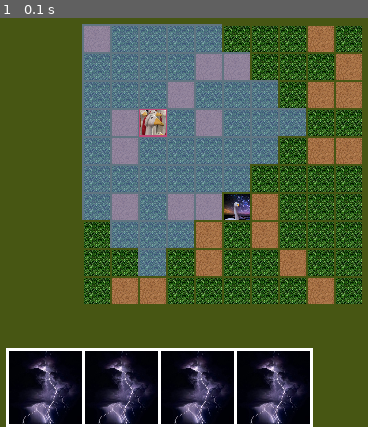
Above: before the commit, frame 1.
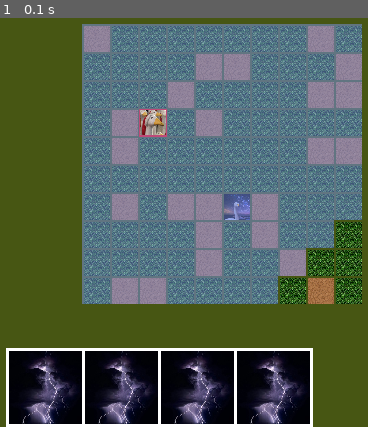
Above: after the commit, the same moment.

Repository: Qolorerr/PyGameLocalRPG
Game: pygame game, started from src/main.py
Two runs of this game, one before a commit and one after it. Both use one fixed random seed, a clock stepped at 60 frames per second and the inputs below.
Inputs:
- Up to frame 1 (0.1 s): no input

The runs differ from the first frame. In frame 1, 24% of the frame differs, in the area x 22-99%, y 1-70%.

Commit message:
Added abilities

Diff:
--- a/src/abilityInterface.py
+++ b/src/abilityInterface.py
@@ -8,6 +8,8 @@
                  ability_code: int,
                  max_lvl: int,
                  active: bool,
+                 cool_down: int,
+                 action_time: int,
                  **kwargs: dict):  # Qualities of ability, for example: damage 10, healing 100 or others
         self.name = name
         self.texture = texture
@@ -15,6 +17,10 @@
         self.ability_lvl = 1
         self.max_lvl = max_lvl
         self.active = active
+        self.cool_down = cool_down
+        self.cd_time = 0
+        self.action_time = action_time
+        self.at_time = 0
         self.qualities = kwargs
         self.init_constant()
 
--- a/src/being.py
+++ b/src/being.py
@@ -4,3 +4,7 @@
 class Being(Essence):
     def __init__(self, health: int, damage: int, location: tuple, texture, exp: int, cost: int):
         super().__init__(health, damage, location, texture, exp, cost)
+
+    def received_damage(self, other_essence, type_of_attack):
+        self.health -= other_essence.damage
+        super().received_damage(other_essence, type_of_attack)
--- a/src/essence.py
+++ b/src/essence.py
@@ -45,7 +45,6 @@
 
     # Handling what we do when we take damage
     def received_damage(self, other_essence, type_of_attack):
-        self.health -= other_essence.damage
         if type_of_attack == self.MAIN_ATTACK and self.alive() == self.ESSENSE_ALIVE:
             self.response_to_damage(other_essence)
             return self.ESSENSE_ALIVE
--- a/src/hero.py
+++ b/src/hero.py
@@ -15,7 +15,7 @@
                  mainHero: bool = False):
         super().__init__(health, damage, location, texture, 0, 0, essence_code, attack_range, move_distance)
         self.mainHero = mainHero
-        self.ablities = dict()
+        self.shield = 0
         self.attack_mode = False
         self.steps = move_distance
 
@@ -26,16 +26,36 @@
         return True
 
     def attack(self, other_essence, type_of_attack=3):
+        print(self.health, self.damage, self.shield)
         if self.steps > 0:
             res = super().attack(other_essence, type_of_attack)
             self.do_step()
             return res
+
+    def received_damage(self, other_essence, type_of_attack):
+        if self.shield > 0:
+            self.shield = max(0, self.shield - other_essence.damage)
+        else:
+            self.health -= other_essence.damage
+        super().received_damage(other_essence, type_of_attack)
 
     def move(self, new_location, map):
         if self.steps > 0:
             res = super().move(new_location, map)
             self.do_step()
             return res
+
+    def use_ability(self, ability):
+        if ability is None or ability.cd_time > 0:
+            return False
+        if ability.at_time > 0:
+            return True
+        if 'damage' in ability.qualities:
+            self.damage += ability.qualities['damage']
+        if 'healing' in ability.qualities:
+            self.health += ability.qualities['healing']
+        if 'shield' in ability.qualities:
+            self.shield = ability.qualities['shield']
 
     def get_event(self, keydown_unicode, gameMap, screen):
         if keydown_unicode in ['w', 'ц']:
@@ -76,7 +96,7 @@
                         continue
                     x = map.left + (self.location[0] + i) * map.cell_size - map.indent
                     y = map.top + (self.location[1] + j) * map.cell_size - map.indent
-                    if x >= -1 and y >= -1:
+                    if -1 <= x < map.left + (map.width - 1) * map.cell_size and -1 <= y < map.top + (map.height - 1) * map.cell_size:
                         screen.blit(textures[5].image, (x + camera[0], y + camera[1]))
 
     def render_can_attack(self, screen, map):
--- a/src/main.py
+++ b/src/main.py
@@ -29,7 +29,11 @@
     running = True
     mainHeroID = 0
     gameMap = Map(10, 10, mainHeroID)
-    essences.append(Hero(100, 30, (2, 3), textures[2].image, 1, 5, 5, True))
+    abilities = []
+    for i in range(4):
+        abilities.append(Ability(str(i), textures[3], 1, 1, True, 5, 5, damage=10, healing=10, shield=10))
+    abilityInterface = AbilityInterface(abilities, 250, 600, (255, 255, 255))
+    essences.append(Hero(100, 30, (2, 3), textures[2].image, 1, 5, 10, True))
     essences.append(Being(100, 50, (5, 6), textures[1].image, 10, 10))
     infoObj = pygame.display.Info()
     cameraX = -gameMap.left - essences[mainHeroID].location[0] * (gameMap.cell_size + gameMap.indent) + \
@@ -38,10 +42,6 @@
               (infoObj.current_h - (gameMap.cell_size + gameMap.indent)) // 2
     camera.append(cameraX)
     camera.append(cameraY)
-    abilities = []
-    for i in range(4):
-        abilities.append(Ability(str(i), textures[3], 1, 1, True))
-    abilityInterface = AbilityInterface(abilities, 250, 600, (255, 255, 255))
     while running:
         for event in pygame.event.get():
             if event.type == pygame.QUIT:
@@ -50,7 +50,7 @@
                 essences[gameMap.choosedHero].get_event(event.unicode, gameMap, screen)
             if event.type == pygame.MOUSEBUTTONDOWN:
                 get_click(gameMap, pygame.mouse.get_pos())
-                abilityInterface.get_ability_on_click(pygame.mouse.get_pos())
+                essences[mainHeroID].use_ability(abilityInterface.get_ability_on_click(pygame.mouse.get_pos()))
         gameMap.render(screen)
         for i in range(len(essences)):
             if i == mainHeroID:
